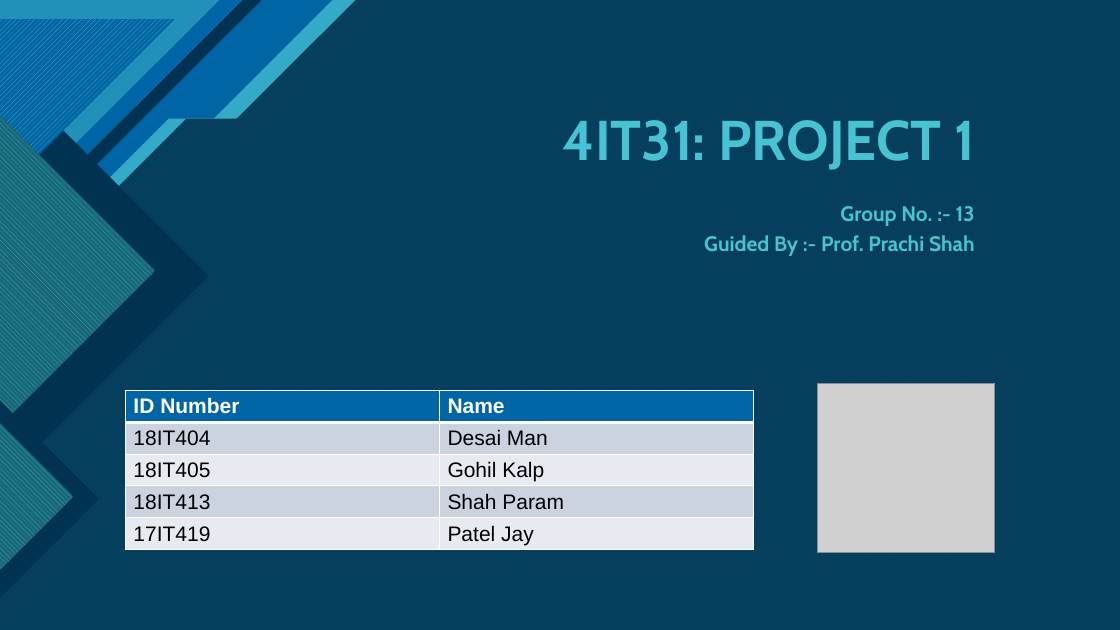
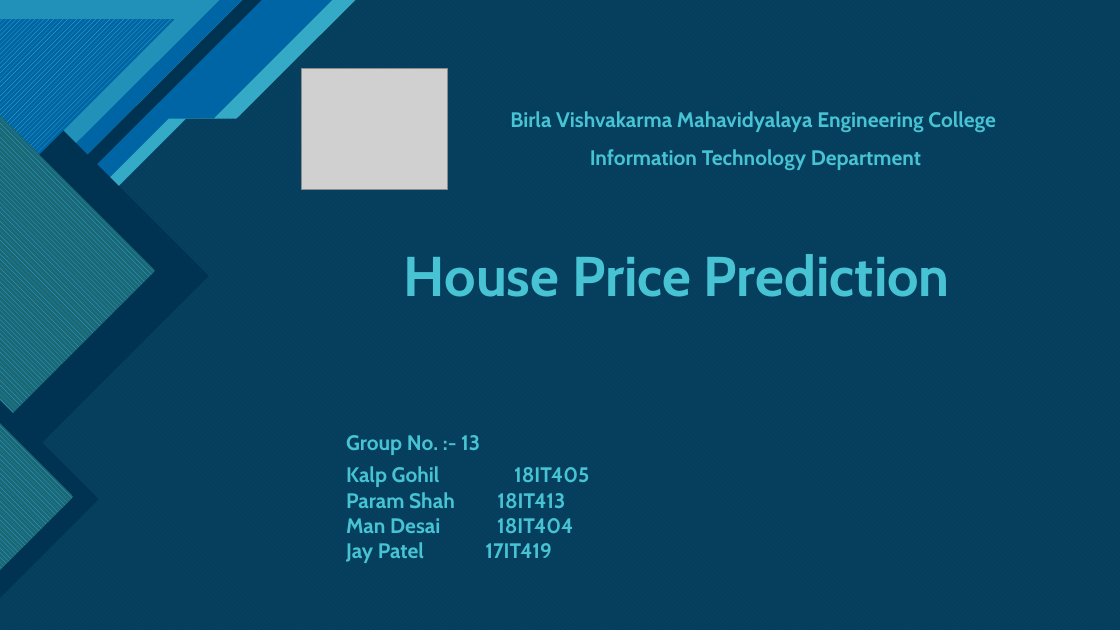
Before and after one commit to paramshah31/housePricePrediction, a slide deck: slide 1 of House Price Prediction.pptx. Drawn at 1120x630 pixels with LibreOffice and Linux fonts; fonts in the diff are those of the drawing; grey boxes stand for pictures. Boxes give left, top, right and bottom in pixels: in the first picture for what was removed or moved away, otherwise in the second. Text is boxed around its words. In the diff, an @@ line names an element or a change of style, - is before the commit and + after.

```diff
--- a/House Price Prediction.pptx
+++ b/House Price Prediction.pptx
@@ picture: place and size @@
-picture at [818, 383, 995, 553]
+picture at [302, 69, 449, 190]
@@ text added at [510, 111, 995, 170], 18 pt, text #47C3D3, bold @@
+Birla Vishvakarma Mahavidyalaya Engineering College
+Information Technology Department
@@ title removed at [563, 120, 975, 256] @@
-4IT31: PROJECT 1
-Group No. :- 13
-Guided By :- Prof. Prachi Shah
@@ title added at [404, 254, 950, 297], 48 pt, text #47C3D3, bold @@
+House Price Prediction
@@ table removed at [125, 390, 754, 558], 5 rows, 2 columns @@
-ID Number | Name
-18IT404 | Desai Man
-18IT405 | Gohil Kalp
-18IT413 | Shah Param
-17IT419 | Patel Jay
@@ text added at [346, 435, 552, 563], 18 pt, text #47C3D3, bold @@
+Group No. :- 13
+Kalp Gohil 18IT405
+Param Shah 18IT413
+Man Desai 18IT404
+Jay Patel 17IT419
```
Also in this commit, not shown: 2 other slides changed, 3 slides removed, 10 other files.
